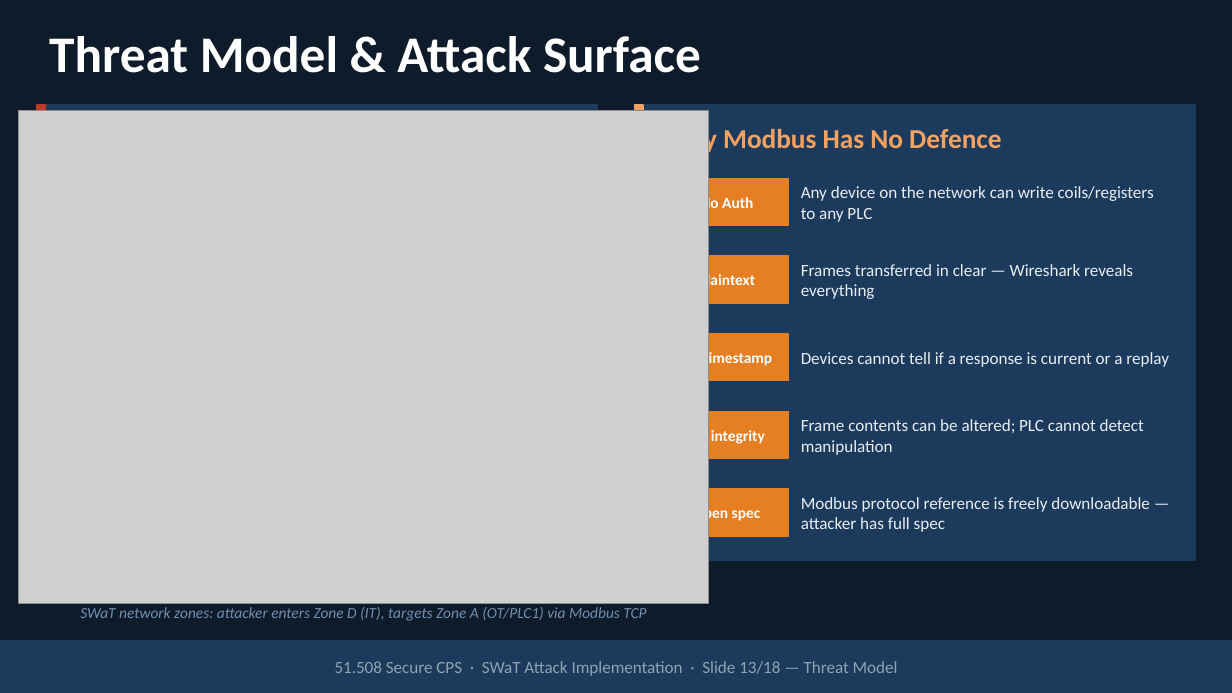
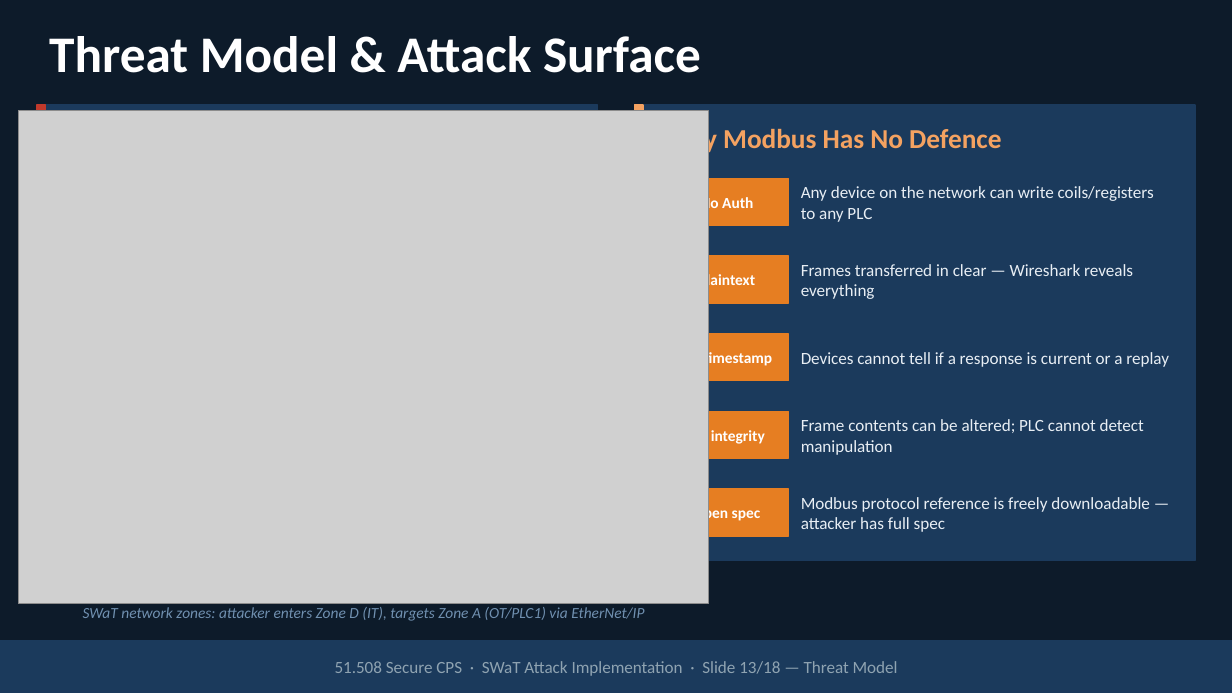
Before and after one commit to kinwee/swat-cps-project, a slide deck: slide 13 of slides/swat_with_images.pptx. Drawn at 1232x693 pixels with LibreOffice and Linux fonts; fonts in the diff are those of the drawing; grey boxes stand for pictures. Boxes give left, top, right and bottom in pixels: in the first picture for what was removed or moved away, otherwise in the second. Text is boxed around its words. In the diff, an @@ line names an element or a change of style, - is before the commit and + after.

```diff
--- a/slides/swat_with_images.pptx
+++ b/slides/swat_with_images.pptx
@@ text at (x1=83, y1=607, x2=644, y2=621): text changed @@
-SWaT network zones: attacker enters Zone D (IT), targets Zone A (OT/PLC1) via Modbus TCP
+SWaT network zones: attacker enters Zone D (IT), targets Zone A (OT/PLC1) via EtherNet/IP
```
Also in this commit, not shown: 19 other slides changed, 2 other files.
